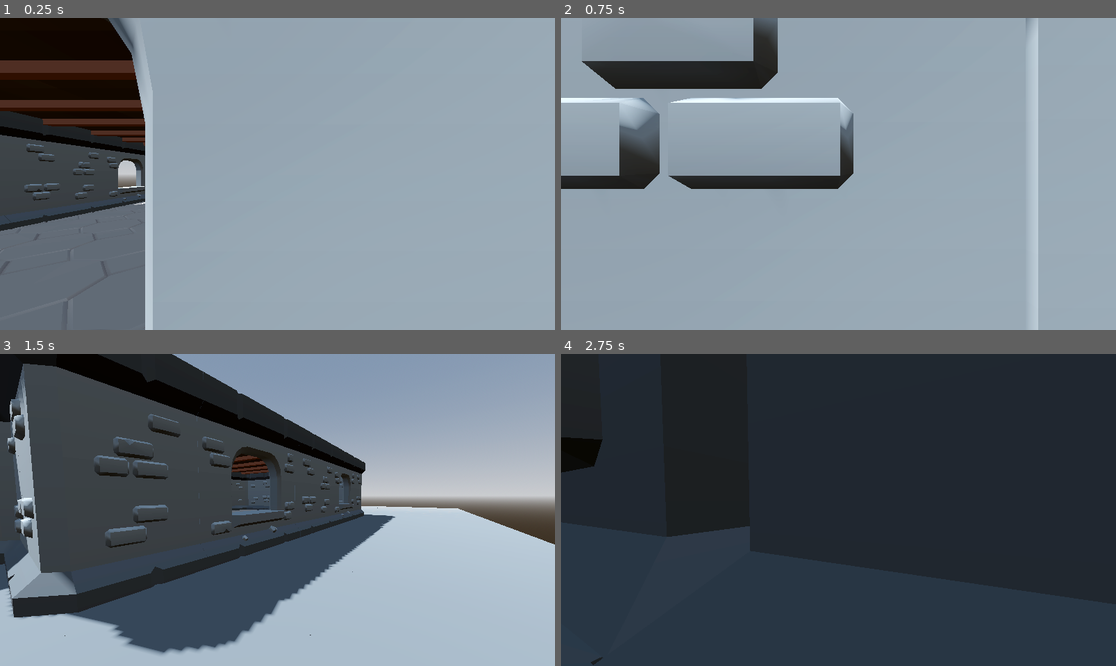
Above: before the commit, frames 1-4 (two rows, left to right).
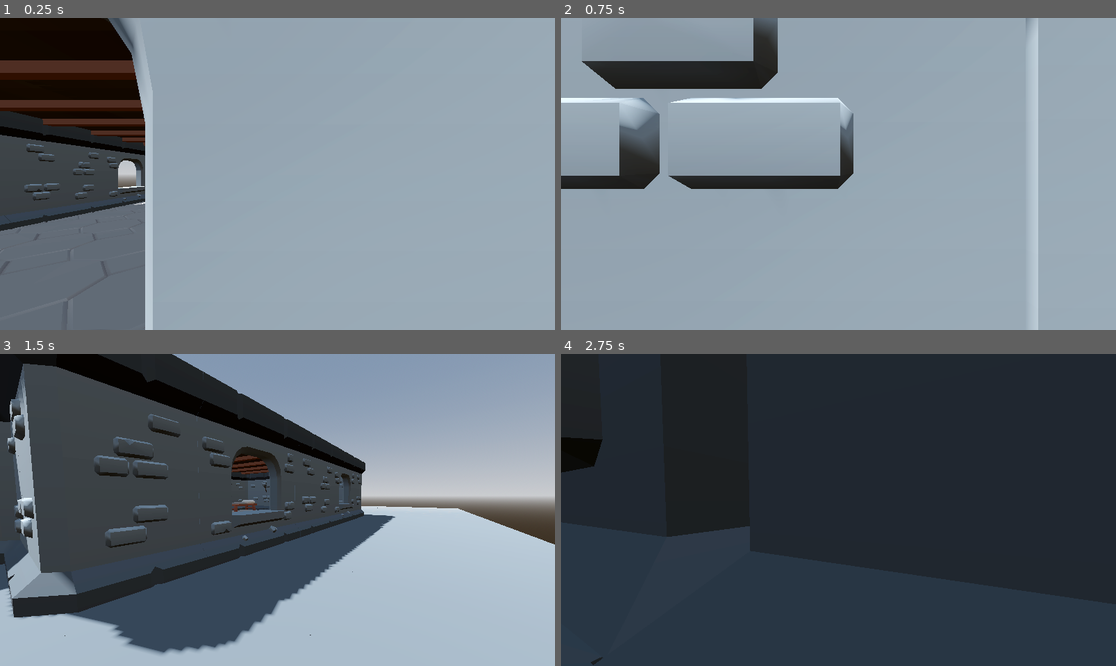
Above: after the commit, the same moments.

Repository: KavyaJP/Godot-3D
Game: Godot game, scene res://scenes/main.tscn
Same seed, same stepped clock (60 frames per second), same inputs: the game is played once before the commit and once after it.
Inputs (mouse positions are in pixels of both pictures, inside the frame that each line leads up to):
- Up to frame 1 (0.25 s): no input
- Up to frame 2 (0.75 s): tap Enter at 0.5 s; move the mouse to (960, 158) at 0.52 s; hold D (move_right) from 0.53 s (still down); tap \ (freefly) at 0.6 s; click (960, 158) at 0.67 s
- Up to frame 3 (1.5 s): tap Space (jump) at 0.77 s; move the mouse to (249, 510) at 1.27 s; release D (move_right) at 1.28 s; hold W (move_forward) from 1.28 s (still down); tap Shift (sprint) at 1.35 s
- Up to frame 4 (2.75 s): keep holding W (move_forward); tap Space (jump) at 1.52 s; move the mouse to (849, 503) at 2.02 s; tap \ (freefly) at 2.1 s

The runs differ from the first frame. In frame 3, 0.1% of the frame differs, in the area x 41-49%, y 41-51%; in frame 4, nothing differs.

Commit message:
Added a bed, few torches and chest as decorations in the game

Diff:
--- a/scenes/decorations/bed.tscn
+++ b/scenes/decorations/bed.tscn
@@ -1,7 +1,14 @@
-[gd_scene load_steps=2 format=3 uid="uid://dcny6h55sr2vt"]
+[gd_scene load_steps=3 format=3 uid="uid://dcny6h55sr2vt"]
 
 [ext_resource type="PackedScene" uid="uid://depnmnf0qvv7j" path="res://models/gltf/bed_frame.gltf" id="1_akt7f"]
+
+[sub_resource type="BoxShape3D" id="BoxShape3D_3e87e"]
+size = Vector3(1.4902344, 0.6948242, 3.0058594)
 
 [node name="Bed" type="StaticBody3D"]
 
 [node name="bed_frame2" parent="." instance=ExtResource("1_akt7f")]
+
+[node name="CollisionShape3D" type="CollisionShape3D" parent="."]
+transform = Transform3D(1, 0, 0, 0, 1, 0, 0, 0, 1, 0, 0.34824514, 0)
+shape = SubResource("BoxShape3D_3e87e")
--- /dev/null
+++ b/scenes/decorations/torch.tscn
@@ -0,0 +1,21 @@
+[gd_scene load_steps=4 format=3 uid="uid://f3nhk7t8c035"]
+
+[ext_resource type="PackedScene" uid="uid://d0pn366vc0t8d" path="res://models/gltf/torch.gltf" id="1_ue2s0"]
+
+[sub_resource type="BoxShape3D" id="BoxShape3D_lkynk"]
+size = Vector3(0.13696289, 0.5550537, 0.12695313)
+
+[sub_resource type="BoxShape3D" id="BoxShape3D_g1goi"]
+size = Vector3(0.54663086, 0.4970703, 0.54785156)
+
+[node name="Torch" type="StaticBody3D"]
+
+[node name="torch2" parent="." instance=ExtResource("1_ue2s0")]
+
+[node name="CollisionShape3D" type="CollisionShape3D" parent="."]
+transform = Transform3D(1, 0, 0, 0, 1, 0, 0, 0, 1, 0, -0.12237549, 0)
+shape = SubResource("BoxShape3D_lkynk")
+
+[node name="CollisionShape3D2" type="CollisionShape3D" parent="."]
+transform = Transform3D(1, 0, 0, 0, 1, 0, 0, 0, 1, 0, 0.3984375, 0)
+shape = SubResource("BoxShape3D_g1goi")
--- a/scenes/house.tscn
+++ b/scenes/house.tscn
@@ -6,6 +6,10 @@
 [ext_resource type="PackedScene" uid="uid://8fd8cl5xmxht" path="res://scenes/walls/wall_doorway.tscn" id="4_se78b"]
 [ext_resource type="PackedScene" uid="uid://cp4mflbfp3glr" path="res://scenes/floor/stone_floor.tscn" id="5_3bgk5"]
 [ext_resource type="PackedScene" uid="uid://bwsgidxgb3b1x" path="res://scenes/ceiling.tscn" id="6_f74lx"]
+[ext_resource type="PackedScene" uid="uid://dcny6h55sr2vt" path="res://scenes/decorations/bed.tscn" id="7_ptc3g"]
+[ext_resource type="PackedScene" uid="uid://f3nhk7t8c035" path="res://scenes/decorations/torch.tscn" id="8_mhx8p"]
+[ext_resource type="PackedScene" uid="uid://dyt1qav26bss4" path="res://scenes/decorations/chests/chest.tscn" id="9_65la3"]
+[ext_resource type="PackedScene" uid="uid://d1wbwrrihuq1w" path="res://scenes/decorations/chests/chest_gold.tscn" id="10_qcuhb"]
 
 [node name="House" type="Node3D"]
 
@@ -216,5 +220,30 @@
 [node name="Ceiling22" parent="Ceiling" instance=ExtResource("6_f74lx")]
 transform = Transform3D(1, 0, 0, 0, 1, 0, 0, 0, 1, -0.63818693, 4.55, -11.91218)
 
+[node name="Decorations" type="Node" parent="."]
+
+[node name="Bed" parent="Decorations" instance=ExtResource("7_ptc3g")]
+transform = Transform3D(1, 0, 0, 0, 1, 0, 0, 0, 1, -1.2065847, 0.55, -11.949547)
+
+[node name="Torch" parent="Decorations" instance=ExtResource("8_mhx8p")]
+transform = Transform3D(1, 0, 0, 0, 0.92121255, -0.3890596, 0, 0.3890596, 0.92121255, 0.5668354, 2.75856, -13.621291)
+
+[node name="Torch2" parent="Decorations" instance=ExtResource("8_mhx8p")]
+transform = Transform3D(1, 0, 0, 0, 0.9635931, 0.2673729, 0, -0.2673729, 0.9635931, 1.4264913, 2.6694913, 5.615408)
+
+[node name="Torch3" parent="Decorations" instance=ExtResource("8_mhx8p")]
+transform = Transform3D(0.9296801, -0.36836794, 0, 0.36836794, 0.9296801, 0, 0, 0, 1, 9.100876, 2.3771598, 0)
+
+[node name="Chest" parent="Decorations" instance=ExtResource("9_65la3")]
+transform = Transform3D(1, 0, 0, 0, 1, 0, 0, 0, 1, -4.822, 0.65, -8.5)
+
+[node name="ChestGold" parent="Decorations" instance=ExtResource("10_qcuhb")]
+transform = Transform3D(1, 0, 0, 0, 1, 0, 0, 0, 1, -6.804, 0.65, -8.5)
+
+[node name="chest_gold_lid" parent="Decorations/ChestGold/chest_gold2/chest_gold" index="0"]
+transform = Transform3D(1, 0, 0, 0, -0.0023911414, 0.99999714, 0, -0.99999714, -0.0023911414, 0, 0.5, -0.56488323)
+
 [editable path="Doorways/WallDoorway2"]
 [editable path="Doorways/WallDoorway2/wall_doorway2"]
+[editable path="Decorations/ChestGold"]
+[editable path="Decorations/ChestGold/chest_gold2"]
Renamed: scenes/chests/chest.tscn -> scenes/decorations/chests/chest.tscn
Renamed: scenes/chests/chest_gold.tscn -> scenes/decorations/chests/chest_gold.tscn
Not shown: 1 places in scenes/house.tscn that only renumber resources
